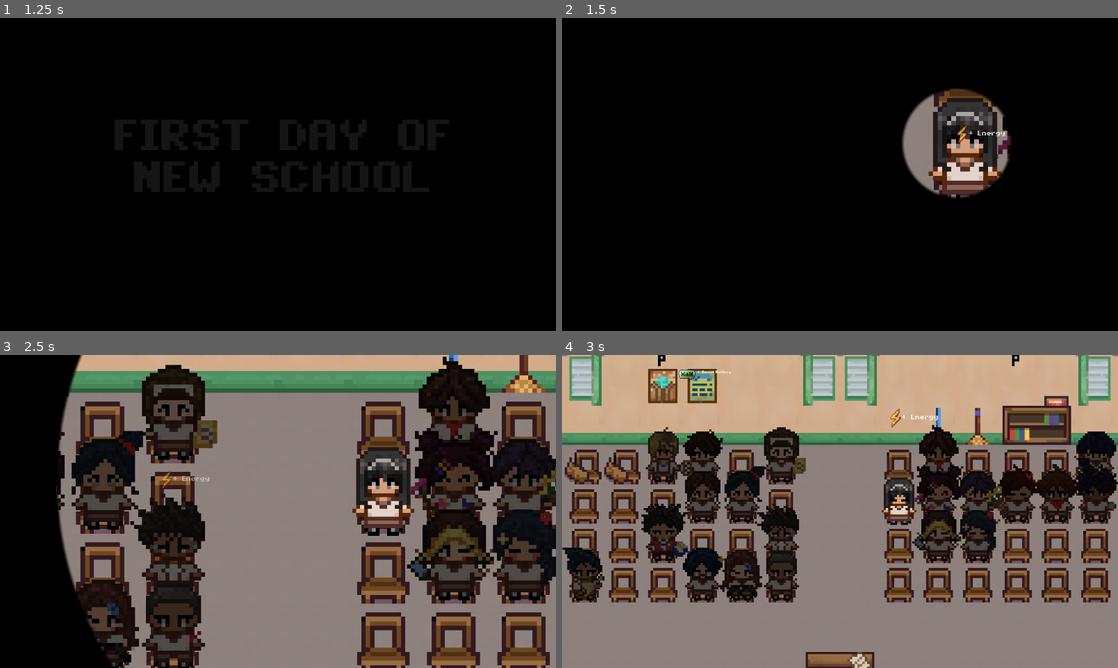
Above: before the commit, frames 1-4 (two rows, left to right).
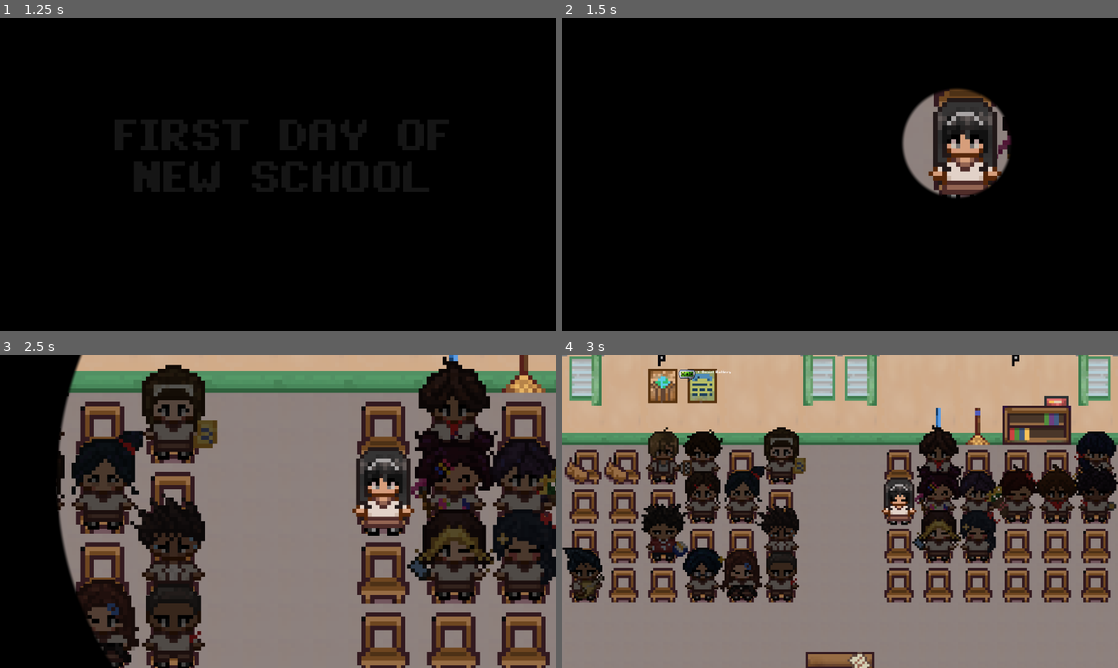
Above: after the commit, the same moments.

Repository: AzeOcram/checkpoint-gamejam
Game: Godot game, scene res://scenes/main/main.tscn
Two runs of this game, one before a commit and one after it. Both use one fixed random seed, a clock stepped at 60 frames per second and the inputs below.
Inputs (mouse positions are in pixels of both pictures, inside the frame that each line leads up to):
- Up to frame 1 (1.25 s): click (5, 74) at 0.52 s
- Up to frame 2 (1.5 s): tap Enter at 1.25 s; move the mouse to (962, 158) at 1.27 s; press the mouse at (962, 158) at 1.28 s
- Up to frame 3 (2.5 s): tap Space at 2 s; move the mouse to (166, 527) at 2.02 s; release the mouse at (166, 527) at 2.03 s; hold S from 2.03 s (still down); click (166, 527) at 2.1 s
- Up to frame 4 (3 s): move the mouse to (895, 442) at 2.77 s; release S at 2.78 s; press the mouse at (895, 442) at 2.78 s

Frame 1 is identical in both runs. In frame 2, 0.1% of the frame differs, in the area x 71-80%, y 34-40%; in frame 3, less than 0.1%; in frame 4, 0.1%, in the area x 59-68%, y 17-24%.

Commit message:
fix(input): block tap-for-energy during QTEs and popups

Diff:
--- a/scripts/friends/friend_info_panel.gd
+++ b/scripts/friends/friend_info_panel.gd
@@ -21,6 +21,7 @@
 
 
 func _ready() -> void:
+	add_to_group(&"blocks_tap")
 	hide()
 	# The buy handler (friend_map.gd) plays purchase; disabled clicks play cant_afford.
 	buy_button.set_meta(&"sfx_press", &"")
--- a/scripts/main/day_intro_cutscene.gd
+++ b/scripts/main/day_intro_cutscene.gd
@@ -8,6 +8,9 @@
 
 
 func _ready() -> void:
+	# The CanvasLayer never hides; the black screen does when the intro ends.
+	black_screen.add_to_group(&"blocks_tap")
+
 	# Initial camera close-up
 	camera.zoom = Vector2(3.0, 3.0)
 
--- a/scripts/main/friends_panel.gd
+++ b/scripts/main/friends_panel.gd
@@ -11,6 +11,7 @@
 
 
 func _ready() -> void:
+	add_to_group(&"blocks_tap")
 	recruitment_system.friend_recruited.connect(_on_friend_recruited)
 
 	call_deferred("update_ui")
--- a/scripts/main/game_input.gd
+++ b/scripts/main/game_input.gd
@@ -4,16 +4,29 @@
 
 @onready var qte_queue_manager: QTEQueueManager = get_node("../QTEQueueManager")
 
+
 # Code for game inputs
 func _input(event: InputEvent) -> void:
-	if event.is_action_pressed("pause"):
-		if is_instance_valid(qte_queue_manager.active_qte):
-			return
-
-	if event.is_action_pressed("tap"):
+	if event.is_action_pressed("tap") and _tap_allowed(event):
 		var tap_position := Vector2.ZERO
 
 		if event is InputEventMouseButton:
 			tap_position = event.position
 
 		tapped.emit(tap_position)
+
+
+# Taps give no energy during a QTE, while a "blocks_tap" popup is visible,
+# or when the click lands on a button.
+func _tap_allowed(event: InputEvent) -> bool:
+	if is_instance_valid(qte_queue_manager.active_qte):
+		return false
+
+	for popup in get_tree().get_nodes_in_group(&"blocks_tap"):
+		if popup.is_visible_in_tree():
+			return false
+
+	if event is InputEventMouseButton:
+		return not get_viewport().gui_get_hovered_control() is BaseButton
+
+	return true
--- a/scripts/stats/stats_shop.gd
+++ b/scripts/stats/stats_shop.gd
@@ -43,6 +43,7 @@
 
 
 func _ready() -> void:
+	add_to_group(&"blocks_tap")
 	close_button.set_meta(&"sfx_press", &"menu_close")
 	for button in [energy_upgrade_button, luck_upgrade_button, hp_upgrade_button]:
 		button.set_meta(&"sfx_press", &"")
